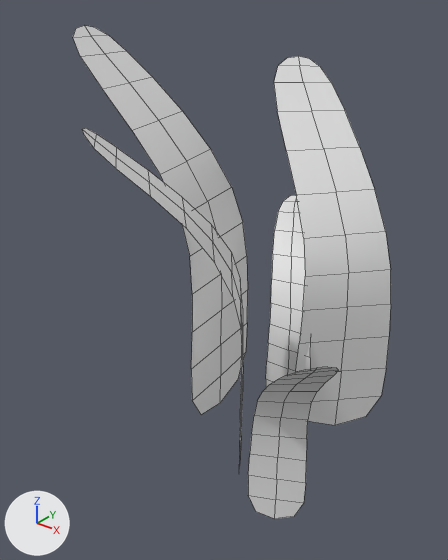
The FBX model Assets/Models/GrassLong.fbx as it was, and as the next commit left it.
Camera for both pictures: a camera (50 mm lens) standing at (0.488, -0.787, 0.796) and looking at (-0.125, -0.021, 0.322). The lights are fixed; the arrows at lower left show +X, +Y and +Z. Mesh edges are drawn as thin lines.

The scene before the commit, as lines of its bpy script (objects in view):
```python
me_plane_001 = bpy.data.meshes.new('Plane.001')
me_plane_001.from_pydata(...)  # 195 vertices, 120 faces; spans x -255.0..98.0, y -56.0..166.0, z -800.0..393.0
ob_grasslong = bpy.data.objects.new('GrassLong', me_plane_001)
ob_grasslong.location = (0.075, -0.132, 0.197)
ob_grasslong.rotation_euler = (-0.525, 1.571, 0.0)  # degrees (-30, 90, 0)
ob_grasslong.scale = (0.00207, 0.0033, 0.000475)
```
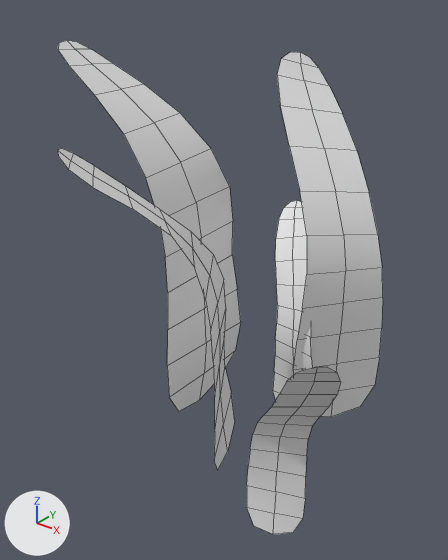
Edits to the scene script, one JSON object a line:
```json
{"block": "me_plane_001", "where": "# used by ob_grasslong; location = (0.075, -0.132, 0.197); rotation_euler = (-0.525, 1.571, 0.0), in degrees (-30, 90, 0); scale = (0.00207, 0.0033, 0.000475)"}
{"op": "remove", "block": "me_plane_001", "code": "me_plane_001.from_pydata(...)  # 195 vertices, 120 faces; spans x -255.0..98.0, y -56.0..166.0, z -800.0..393.0"}
{"op": "add", "block": "me_plane_001", "code": "me_plane_001.from_pydata(...)  # 195 vertices, 120 faces; spans x -45.0..22.0, y -1.0..70.0, z -35.0..34.0"}
{"block": "me_plane_001", "change": "me_plane_001 part 1: the loose piece of 39 vertices spanning x -101.0..98.0, y -56.0..-3.0, z -97.0..151.0 is multiplied about its middle by the matrix ((-0.004, -0.122, 0.042), (-0.184, -0.063, 0.0), (0.002, -0.237, -0.022)), then moved by (16.0, 49.0, -5.0)"}
{"block": "me_plane_001", "change": "me_plane_001 part 2: the loose piece of 39 vertices spanning x -223.0..96.0, y 61.0..166.0, z -125.0..393.0 is multiplied about its middle by the matrix ((-0.007, -0.177, 0.036), (-0.205, 0.0, -0.004), (-0.007, -0.296, -0.027)), then moved by (57.0, -81.0, -158.0)"}
{"block": "me_plane_001", "change": "me_plane_001 part 3: 117 of 195 vertices moved; they spanned x -255.0..95.0, y -25.0..128.0, z -800.0..98.0 and now span x -45.0..1.0, y 0.0..70.0, z -24.0..34.0; mean shift (55.0, -30.0, 243.0); largest move (-254.0, 88.0, -800.0) -> (-43.0, 70.0, 9.0)"}
{"op": "set", "path": "ob_grasslong.location", "old": "(0.075, -0.132, 0.197)", "new": "(0.0, 0.0, 0.0)"}
{"op": "set", "path": "ob_grasslong.rotation_euler", "old": "(-0.525, 1.571, 0.0)", "new": "(1.571, 0.0, 0.0)", "note": "degrees (-30, 90, 0) -> degrees (90, 0, 0)"}
{"op": "set", "path": "ob_grasslong.scale", "old": "(0.00207, 0.0033, 0.000475)", "new": "(0.01, 0.01, 0.01)"}
```

Location of each change, [x1, y1, x2, y2] in pixels of the pictures (448 x 560 px; the box of a moved part takes in the faces that stretch with it):
```json
{"object": "GrassLong", "change": "reshaped, moved, turned, rescaled", "before": [73, 26, 391, 519], "after": [58, 40, 383, 534]}
{"part": 1, "of": "me_plane_001", "change": "moved or reshaped", "before": [248, 367, 339, 519], "after": [247, 367, 341, 534]}
{"part": 2, "of": "me_plane_001", "change": "moved or reshaped", "before": [274, 56, 391, 425], "after": [277, 52, 383, 417]}
{"part": 3, "of": "me_plane_001", "change": "moved or reshaped", "before": [73, 26, 311, 470], "after": [58, 40, 312, 470]}
```
